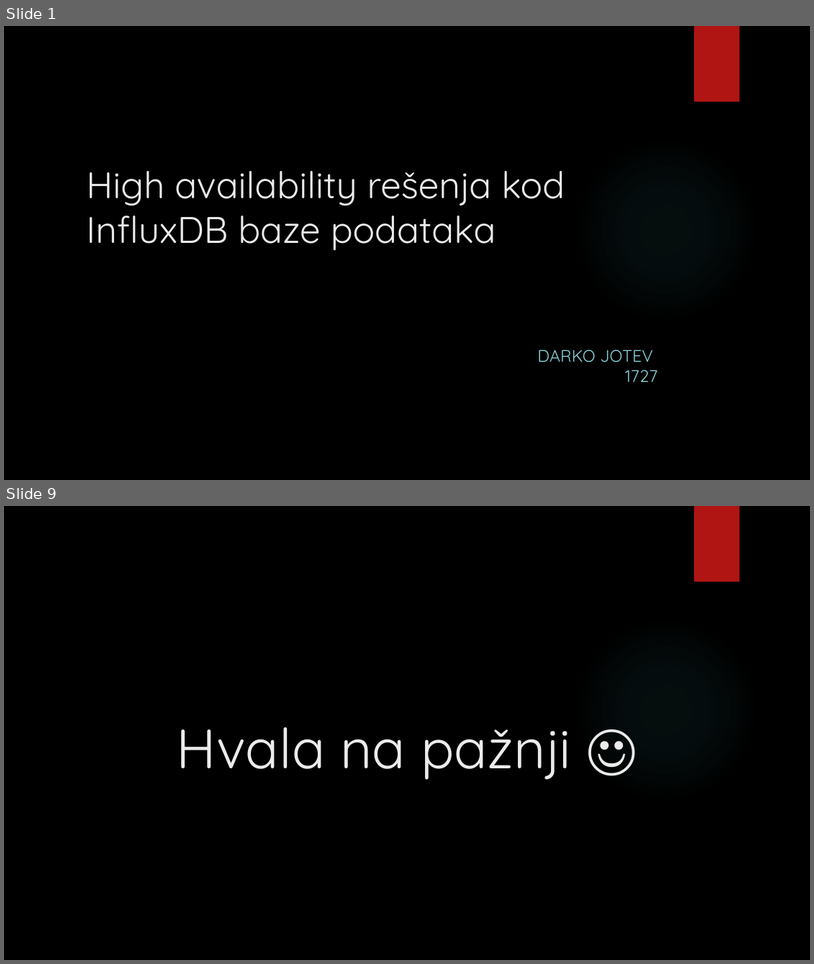
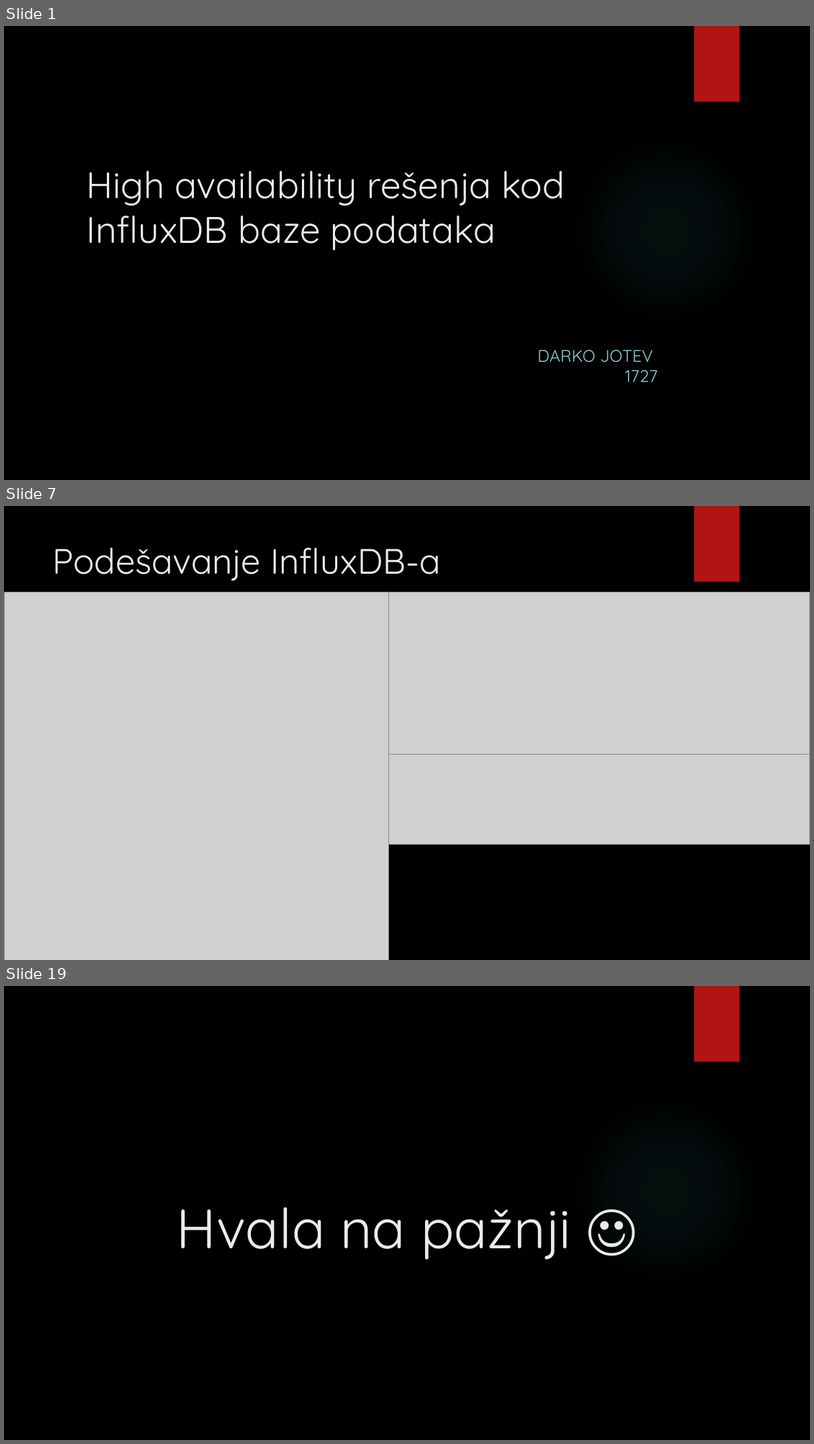
Before and after one commit to darkojotev/Database-Management-Systems, a slide deck: 3_HA/High availability rešenja kod InfluxDB baze podataka.pptx. Shown one above the other, each under a label of ours: slides 1 and 9 before the commit, slides 1, 7 and 19 after it; the slides between them are not shown. The pictures are 814x964 and 814x1444 pixels, drawn with LibreOffice and Linux fonts; fonts in the diff are those of the drawing; grey boxes stand for pictures; background and template pictures are left out. Boxes give left, top, right and bottom in pixels: in the first picture for what was removed or moved away, otherwise in the second. Text is boxed around its words. In the diff, an @@ line names an element or a change of style, - is before the commit and + after.

```diff
--- a/3_HA/High availability rešenja kod InfluxDB baze podataka.pptx
+++ b/3_HA/High availability rešenja kod InfluxDB baze podataka.pptx
@@ slide 7 added at bbox=[4, 506, 810, 960], background picture (left out); not listed: 2 template elements that a slide beside it also shows @@
@@ title added at bbox=[53, 547, 441, 581], 42 pt, text #EBEBEB @@
+Podešavanje InfluxDB-a
@@ picture added at bbox=[4, 592, 388, 960] @@
@@ picture added at bbox=[388, 592, 810, 754] @@
@@ picture added at bbox=[388, 754, 810, 845] @@
@@ what was slide 9 is now slide 19 @@
```
Also in this commit, not shown: 1 slide changed, 12 other slides added, 3 slides removed, 1 other file.
